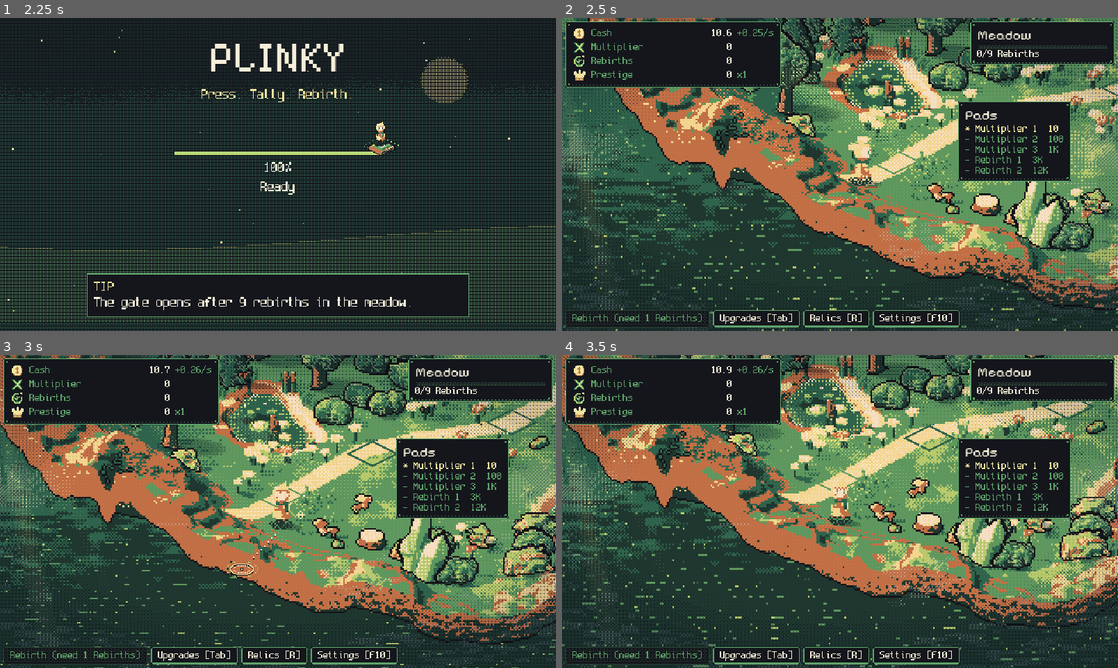
Above: before the commit, frames 1-4 (two rows, left to right).
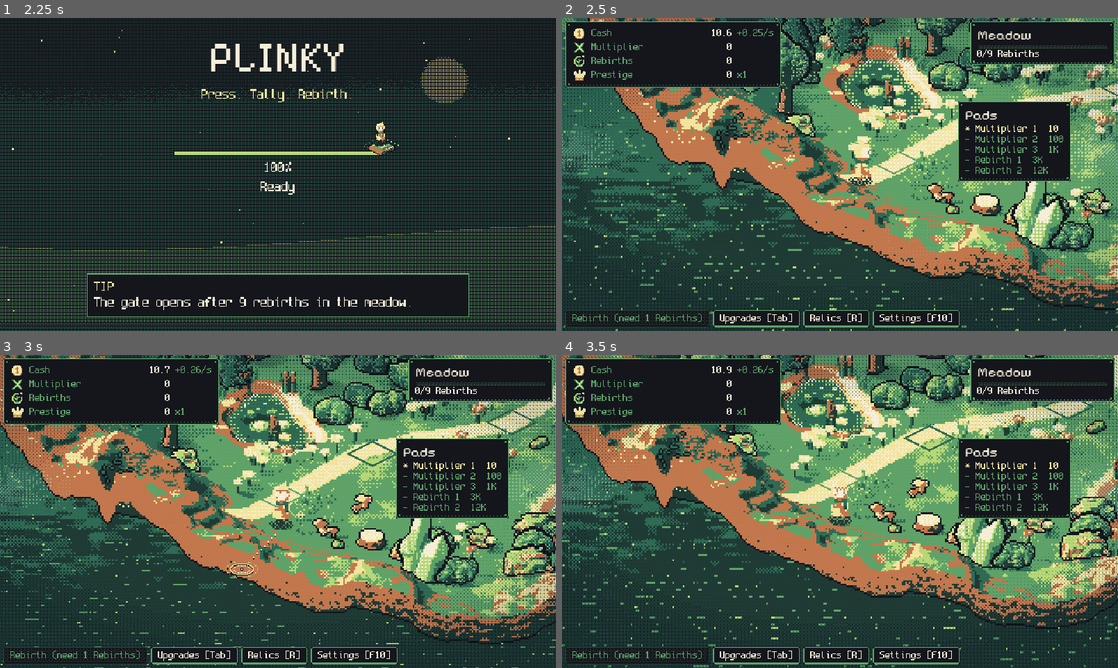
Above: after the commit, the same moments.

Repository: FreezingShock/Plinky
Game: Godot game, scene res://boot/boot.tscn
Two runs of this game, one before a commit and one after it. Both use one fixed random seed, a clock stepped at 60 frames per second and the inputs below.
Inputs (mouse positions are in pixels of both pictures, inside the frame that each line leads up to):
- Up to frame 1 (2.25 s): tap Enter (ui_accept) at 0.5, 0.77, 1.07 s; move the mouse to (400, 158) at 0.52 s; hold D 0.53-1.25 s; tap Space at 0.6 s; click (400, 158) at 0.67 s; drag from (166, 190) to (250, 237) at 1.27 s; move the mouse to (333, 105) at 2.02 s; hold D from 2.03 s (still down); tap 2 at 2.1 s
- Up to frame 2 (2.5 s): keep holding D
- Up to frame 3 (3 s): release D at 2.75 s; drag from (250, 574) to (111, 464) at 2.77 s
- Up to frame 4 (3.5 s): no input

Frame 1 is identical in both runs. In frame 2, 12% of the frame differs, in the area x 0-100%, y 0-100%; in frame 3, 13%; in frame 4, 12%.

Commit message:
Start nearer mid-morning with a gentler morning grade

Diff:
--- a/content/config/sky.tres
+++ b/content/config/sky.tres
@@ -8,7 +8,7 @@
 
 [sub_resource type="Gradient" id="g_amt"]
 offsets = PackedFloat32Array(0, 0.2, 0.27, 0.36, 0.5, 0.64, 0.73, 0.8, 1.0)
-colors = PackedColorArray(0, 0, 0, 1, 0.05, 0.05, 0.05, 1, 0.6, 0.6, 0.6, 1, 0.3, 0.3, 0.3, 1, 0.12, 0.12, 0.12, 1, 0.3, 0.3, 0.3, 1, 0.65, 0.65, 0.65, 1, 0.4, 0.4, 0.4, 1, 0, 0, 0, 1)
+colors = PackedColorArray(0, 0, 0, 1, 0.05, 0.05, 0.05, 1, 0.6, 0.6, 0.6, 1, 0.1, 0.1, 0.1, 1, 0.12, 0.12, 0.12, 1, 0.3, 0.3, 0.3, 1, 0.65, 0.65, 0.65, 1, 0.4, 0.4, 0.4, 1, 0, 0, 0, 1)
 
 [sub_resource type="Gradient" id="g_haze"]
 offsets = PackedFloat32Array(0, 0.2, 0.27, 0.36, 0.5, 0.64, 0.73, 0.8, 1.0)
@@ -21,7 +21,7 @@
 [resource]
 script = ExtResource("1")
 day_seconds = 720.0
-start_phase = 0.32
+start_phase = 0.4
 night_strength = 0.8
 dusk_strength = 0.4
 rain_period_a = 173.0
